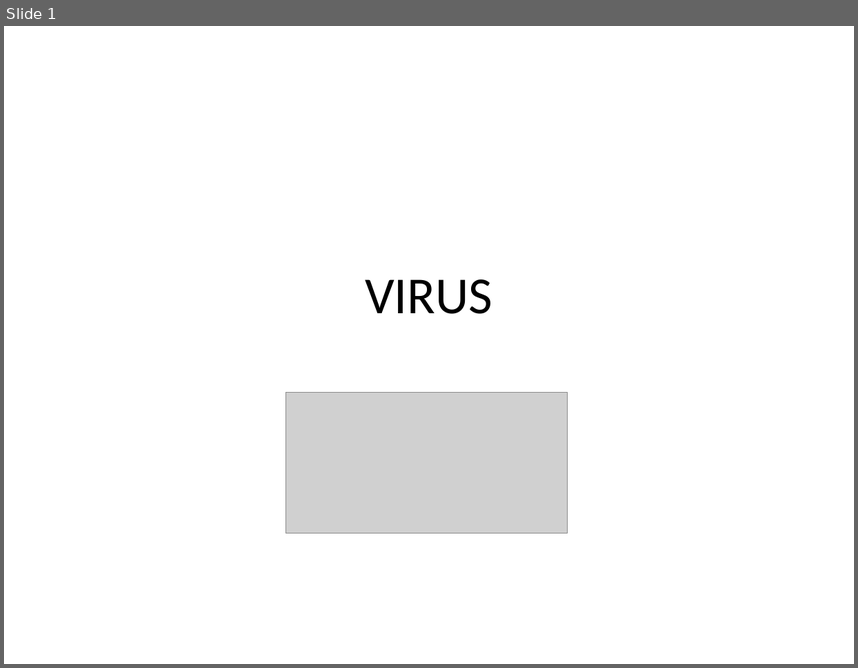
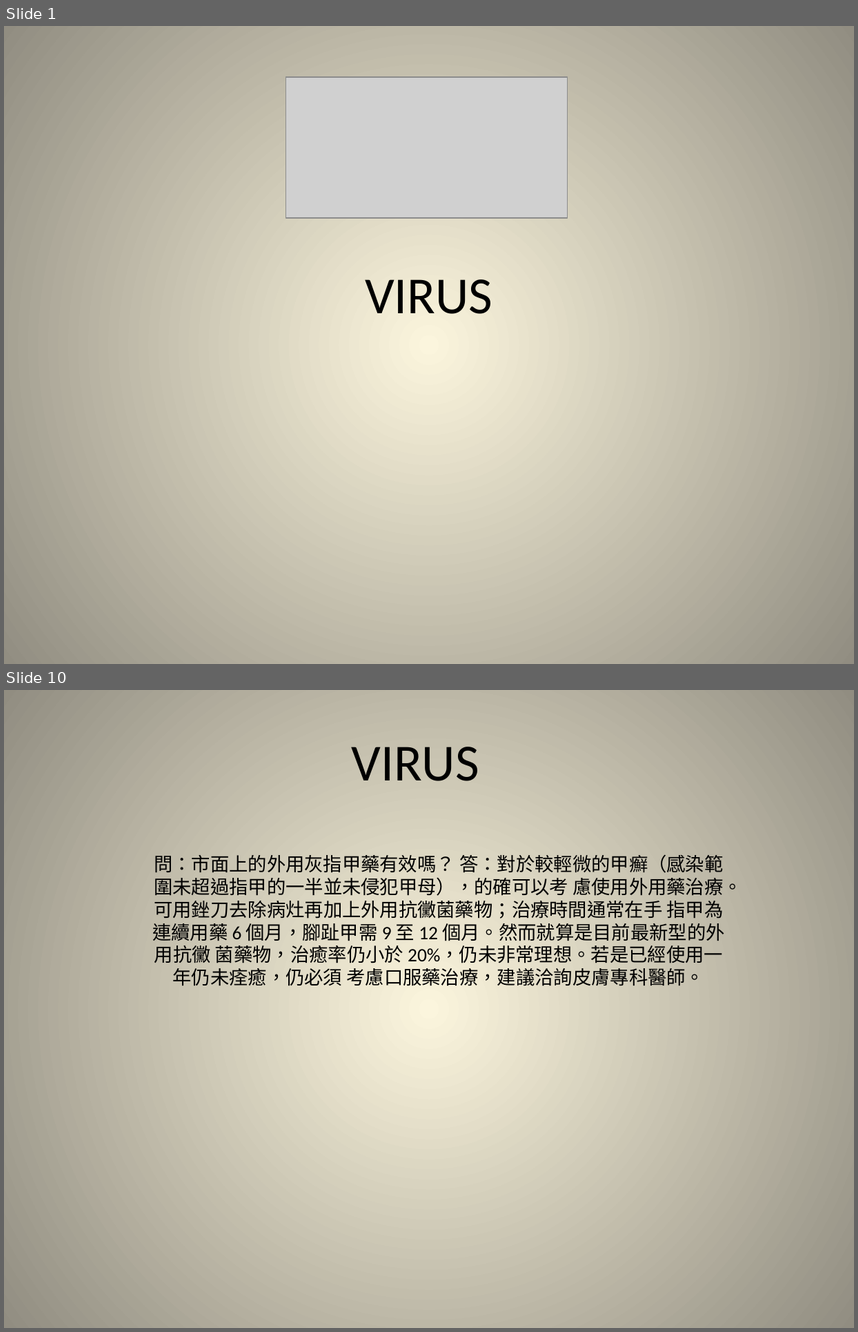
Before and after one commit to kevinlee584/ppt, a slide deck: virus.pptx. Shown one above the other, each under a label of ours: slide 1 before the commit, slides 1 and 10 after it; the slides between them are not shown. The pictures are 858x668 and 858x1332 pixels, drawn with LibreOffice and Linux fonts; fonts in the diff are those of the drawing; grey boxes stand for pictures. Boxes give left, top, right and bottom in pixels: in the first picture for what was removed or moved away, otherwise in the second. Text is boxed around its words. In the diff, an @@ line names an element or a change of style, - is before the commit and + after.

```diff
--- a/virus.pptx
+++ b/virus.pptx
@@ slide 10 added at [4,690,854,1328], background gradient #FCF7DD to #918E81 @@
@@ title added at [351,747,479,781], 44 pt, text #000000 @@
+VIRUS
@@ subtitle added at [152,854,742,986], 16 pt, text #000000 @@
+問：市面上的外用灰指甲藥有效嗎？ 答：對於較輕微的甲癬（感染範圍未超過指甲的一半並未侵犯甲母），的確可以考 慮使用外用藥治療。可用銼刀去除病灶再加上外用抗黴菌藥物；治療時間通常在手 指甲為連續用藥 6 個月，腳趾甲需 9 至 12 個月。然而就算是目前最新型的外用抗黴 菌藥物，治癒率仍小於 20%，仍未非常理想。若是已經使用一年仍未痊癒，仍必須 考慮口服藥治療，建議洽詢皮膚專科醫師。
@@ slide 1 changed as well @@
@@ background #FFFFFF to gradient #FCF7DD to #918E81 @@
@@ picture: place and size @@
-picture at [286,392,567,534]
+picture at [286,77,567,218]
```
Also in this commit, not shown: 12 other slides added.
